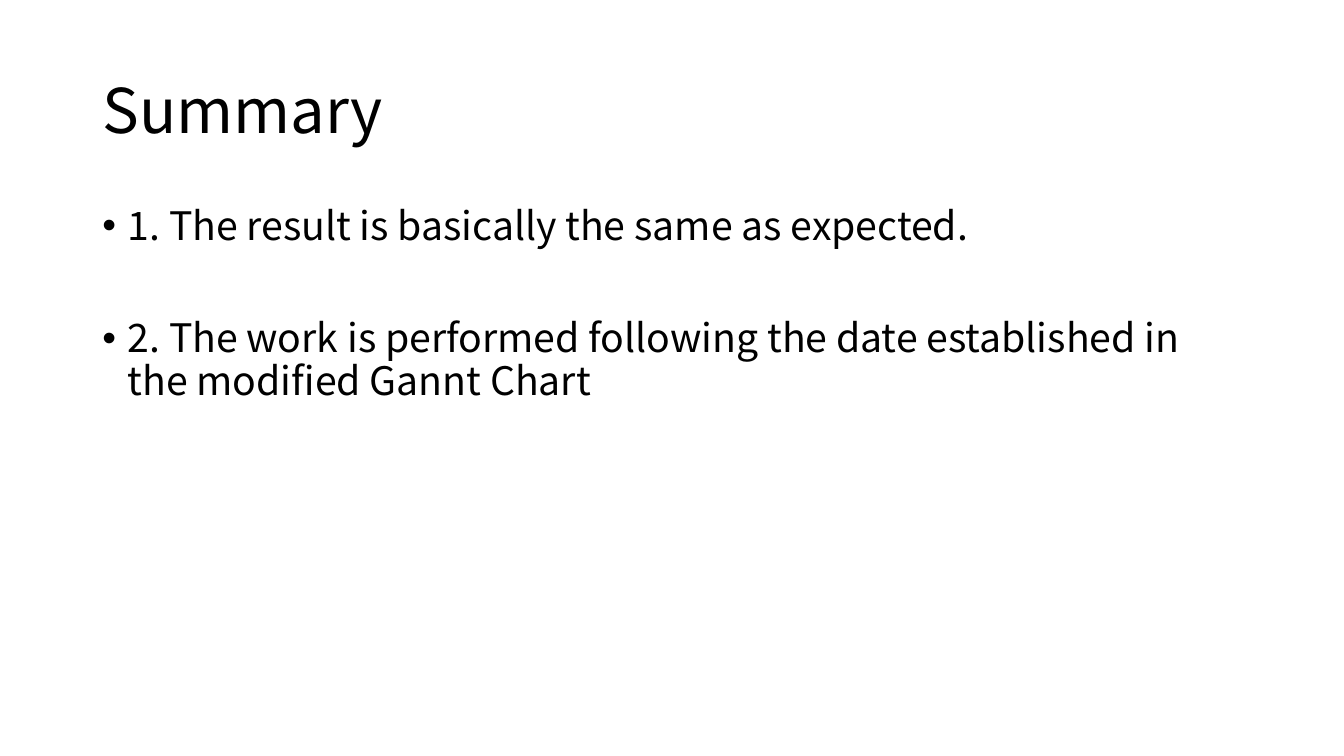
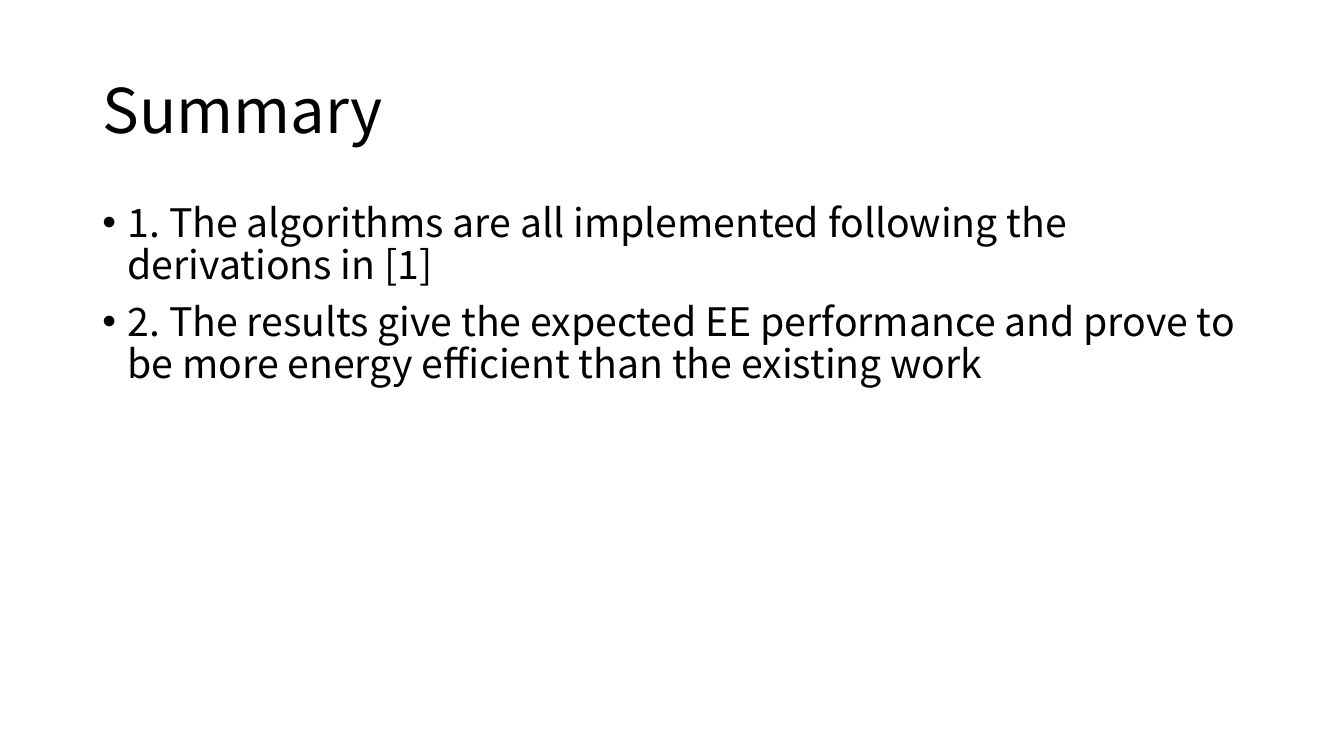
Before and after one commit to lyb1234567/Third-year-lectures, a slide deck: slide 43 of EEE380/Second Marker.pptx. Drawn at 1344x756 pixels with LibreOffice and Linux fonts; fonts in the diff are those of the drawing. Boxes give left, top, right and bottom in pixels: in the first picture for what was removed or moved away, otherwise in the second. Text is boxed around its words. In the diff, an @@ line names an element or a change of style, - is before the commit and + after.

```diff
--- a/EEE380/Second Marker.pptx
+++ b/EEE380/Second Marker.pptx
@@ text at <box>128,205,1235,388</box>: text changed @@
-• 1. The result is basically the same as expected.
-• 2. The work is performed following the date established in the modified Gannt Chart
+• 1. The algorithms are all implemented following the derivations in [1]
+• 2. The results give the expected EE performance and prove to be more energy efficient than the existing work
```
Also in this commit, not shown: 28 other slides changed, 6 slides added, 4 slides removed, 22 other files.
